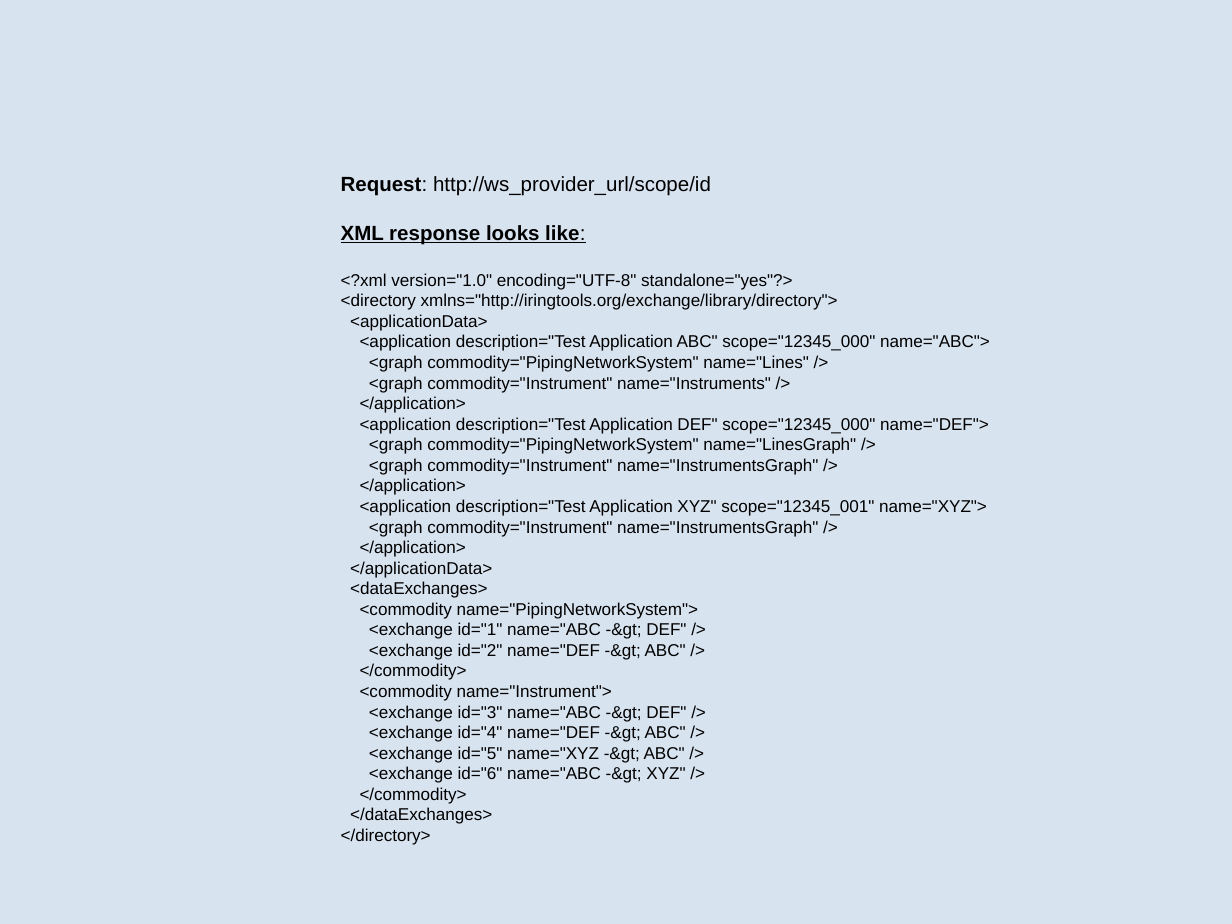
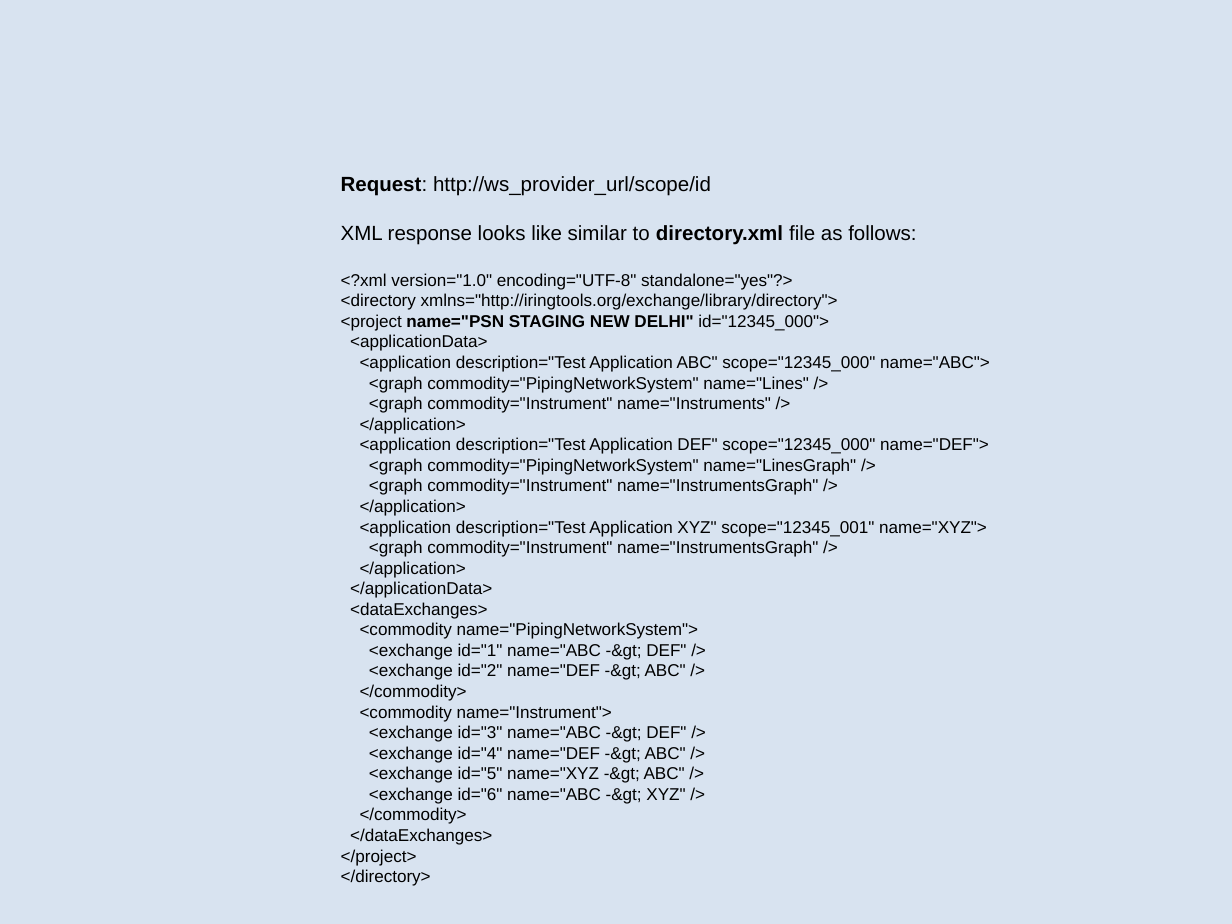
Before and after one commit to heyena/iring-tools, a slide deck: slide 5 of trunk/iRINGTools.ESB/documents/Sprint 2 User Stories.1.0.ppt. Drawn at 1232x924 pixels with LibreOffice and Linux fonts; fonts in the diff are those of the drawing; background and template pictures are left out. Boxes give left, top, right and bottom in pixels: in the first picture for what was removed or moved away, otherwise in the second. Text is boxed around its words. In the diff, an @@ line names an element or a change of style, - is before the commit and + after.

```diff
--- a/trunk/iRINGTools.ESB/documents/Sprint 2 User Stories.1.0.ppt
+++ b/trunk/iRINGTools.ESB/documents/Sprint 2 User Stories.1.0.ppt
@@ text at [341, 225, 916, 245]: text changed; bold off @@
-XML response looks like:
+XML response looks like similar to directory.xml file as follows:
@@ text at [341, 314, 829, 331]: paragraph added @@
+<project name="PSN STAGING NEW DELHI" id="12345_000">
@@ text at [341, 849, 417, 866]: paragraph added @@
+</project>
```
Also in this commit, not shown: 4 other slides changed.
